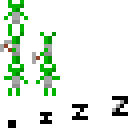
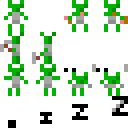
Layers edited between the first and the second (128, 128) image:
added layer "omnom" above "goatwalk" over [64, 0, 128, 32]
added layer "goatwalk" above "sleep" over [64, 64, 128, 96]
